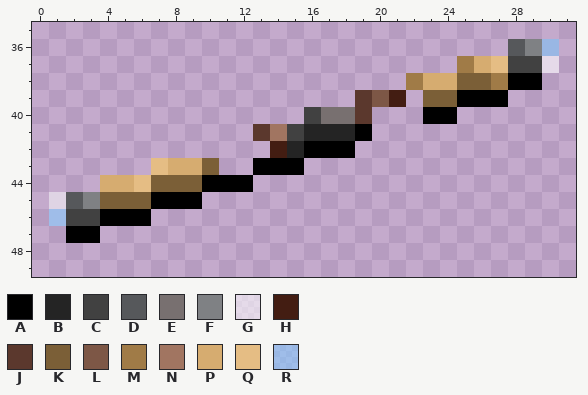
File history of a pixel-art sprite, gfx/UltimateCataclysm/pngs_tall_32x64/overlay/wielded/quarterstaff/powered_quarterstaff_f.png. Above is the file before it was changed.
The file is 32x64 pixels. Colours within 5 levels of each other are drawn and written as one. Shown: x 0..31, y 35..49.
Palette (. is transparent): A #000000  B #242424  C #414141  D #56585b  E #787070  F #7f8184  G #ffffff90  H #431d12  J #5b382d  K #7b5f37  L #7d5746  M #a07b47  N #a17561  P #d6ac70  Q #e5bd84  R #82cbff90
Pixels before, first column x 1:
36 ...........................DFR
37 ........................MPQCCG
38 .....................MPPKKMAA.
39 ..................JLH.KKAAA...
40 ...............CEEJ...AA......
41 ............JNCBBBA...........
42 .............HBAAA............
43 ......QPPK..AAA...............
44 ...PPQKKKAAA..................
45 GDFKKKAAA.....................
46 RCCAAA........................
47 .AA...........................
New version:
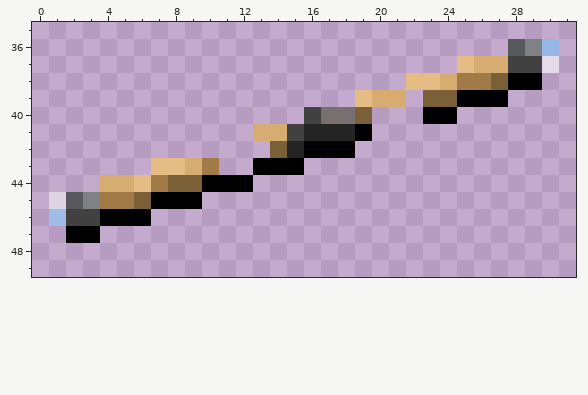
Changes in this commit:
{"y":37,"x":25,"old":"M","new":"Q"}
{"y":37,"x":27,"old":"Q","new":"P"}
{"y":38,"x":22,"old":"MP","new":"QQ"}
{"y":38,"x":25,"old":"KKM","new":"MMK"}
{"y":39,"x":19,"old":"JLH","new":"QPP"}
{"y":40,"x":19,"old":"J","new":"K"}
{"y":41,"x":13,"old":"JN","new":"PP"}
{"y":42,"x":14,"old":"H","new":"K"}
{"y":43,"x":8,"old":"P","new":"Q"}
{"y":43,"x":10,"old":"K","new":"M"}
{"y":44,"x":7,"old":"K","new":"M"}
{"y":45,"x":4,"old":"KK","new":"MM"}
